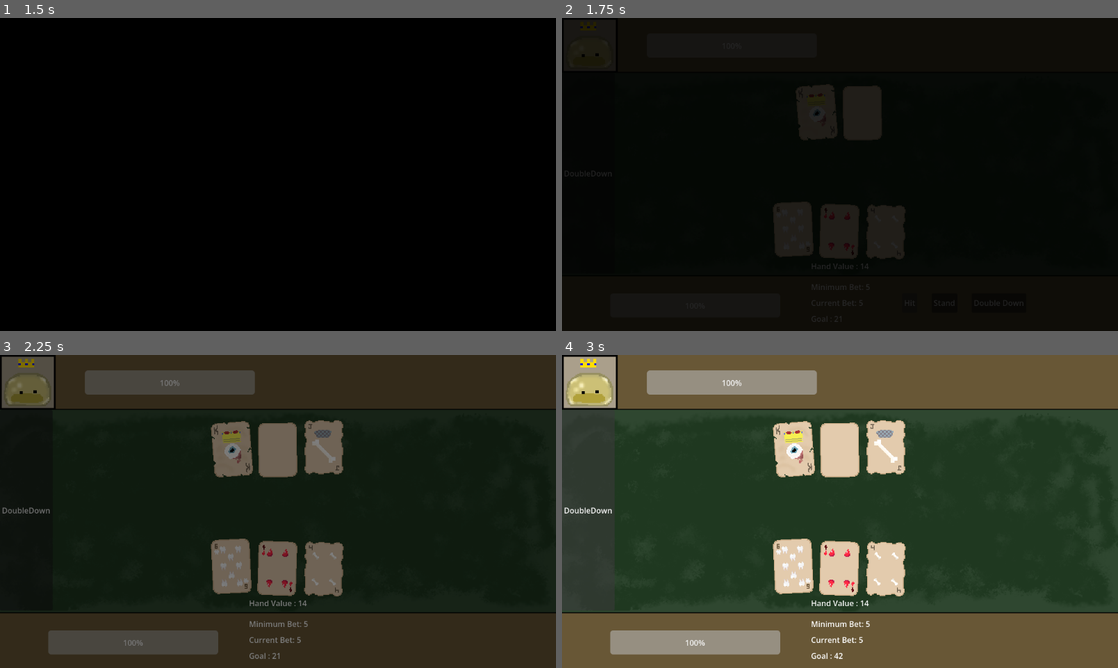
Above: before the commit, frames 1-4 (two rows, left to right).
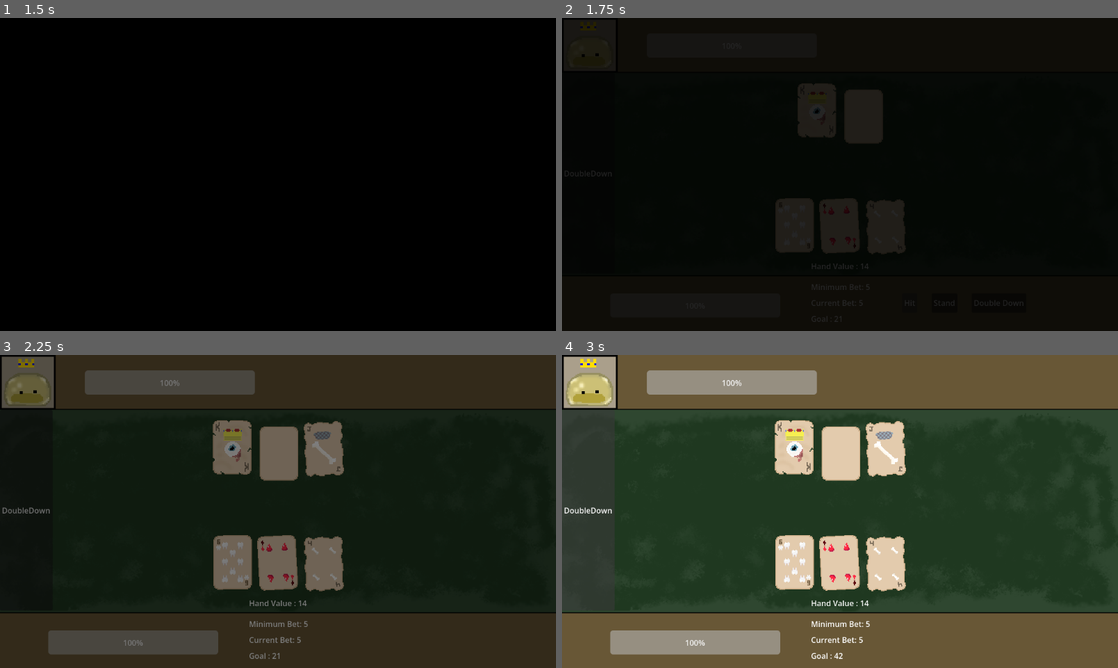
Above: after the commit, the same moments.

Repository: ZaneSoCool/GDaM-Mega-Collab-Fall-2025
Game: Godot game, scene res://Scenes/BlackJack.tscn
The game is run twice, just before and just after one commit, with the same random seed, the same clock (stepped at 60 frames per second) and the same inputs. This scene is started directly instead of the project's main scene.
Inputs:
- Up to frame 1 (1.5 s): click "Submit" at 0.5 s; click "Hit" at 1.25 s
- Up to frame 2 (1.75 s): no input
- Up to frame 3 (2.25 s): click "Stand" at 2 s
- Up to frame 4 (3 s): click "DoubleDown" at 2.75 s

Frame 1 is identical in both runs. In frame 2, 1.0% of the frame differs, in the area x 38-62%, y 20-78%; in frame 3, 2.2%; in frame 4, 2.8%, in the area x 37-62%, y 20-78%.

Commit message:
cards draggable
-sometimes they stop being draggable idk why

Diff:
--- a/Scenes/BlackJack.tscn
+++ b/Scenes/BlackJack.tscn
@@ -11,6 +11,7 @@
 anchor_bottom = 1.0
 grow_horizontal = 2
 grow_vertical = 2
+mouse_filter = 1
 script = ExtResource("1_15ju2")
 dealer_max_vitality = 20
 
--- a/Scenes/Card.tscn
+++ b/Scenes/Card.tscn
@@ -6,12 +6,18 @@
 [node name="Card" type="Control" unique_id=1120516349]
 custom_minimum_size = Vector2(80, 102)
 layout_mode = 3
-anchors_preset = 0
+anchors_preset = 8
+anchor_left = 0.5
+anchor_top = 0.5
+anchor_right = 0.5
+anchor_bottom = 0.5
 offset_left = -40.0
-offset_top = -56.0
+offset_top = -51.0
 offset_right = 40.0
-offset_bottom = 46.0
-pivot_offset = Vector2(20, 28)
+offset_bottom = 61.0
+grow_horizontal = 2
+grow_vertical = 2
+pivot_offset = Vector2(40, 55)
 script = ExtResource("1_pnb5n")
 
 [node name="Sprite2D" type="Sprite2D" parent="." unique_id=1681302013]
@@ -20,3 +26,6 @@
 scale = Vector2(2, 2)
 texture = ExtResource("3_h8wm0")
 hframes = 13
+
+[connection signal="mouse_entered" from="." to="." method="_on_mouse_entered"]
+[connection signal="mouse_exited" from="." to="." method="_on_mouse_exited"]
--- a/Scripts/card.gd
+++ b/Scripts/card.gd
@@ -1,13 +1,17 @@
 extends Control
 class_name Card
 
-#Made by Kian edited by Zane
+#Initialized by Kian edited by Zane
 
 @onready var sprite: Sprite2D = $Sprite2D
 
 var card_id : int = 1 #1,2.. 11 (Jack), 12 (Queen), 13 (King)
 var card_suite : int = 1 #1, 2, 3, 4
 var faceUp : bool = true
+
+var isHovering : bool = false
+var isHeld : bool = false
+var prevMousePos : Vector2
 
 const back_texture = preload("res://Assets/Textures/cards/backOfCard.png")
 
@@ -27,9 +31,7 @@
 		sprite.hframes = 1
 		sprite.texture = back_texture
 
-	sprite.rotation_degrees = randf_range(-7,7)
-	sprite.position.x += randf_range(-2,2)
-	sprite.position.y += randf_range(-8, 8)
+	randomizePlacement(true)
 
 func setup_card_texture(value : int, suit : int):
 	if suit == 1:
@@ -42,3 +44,30 @@
 		sprite.texture = blood_text
 
 	sprite.frame = value - 1
+
+func _on_mouse_entered() -> void:
+	isHovering = true
+
+func _on_mouse_exited() -> void:
+	isHovering = false
+
+func _input(event: InputEvent) -> void:
+	if isHovering and Input.is_action_just_pressed("click"):
+		isHeld = true
+		prevMousePos = get_global_mouse_position()
+
+	elif isHeld and Input.is_action_just_released("click"):
+		randomizePlacement(true)
+		isHeld = false
+
+func _process(delta: float) -> void:
+	if isHeld:
+		global_position += (get_global_mouse_position() - prevMousePos) #Vector2(40, 51)
+		prevMousePos = get_global_mouse_position()
+
+func randomizePlacement(randomizePosition : bool):
+	sprite.rotation_degrees = randf_range(-7,7)
+
+	if randomizePosition:
+		sprite.position.x += randf_range(-2,2)
+		sprite.position.y += randf_range(-8, 8)
--- a/project.godot
+++ b/project.godot
@@ -29,3 +29,11 @@
 [display]
 
 window/stretch/mode="viewport"
+
+[input]
+
+click={
+"deadzone": 0.2,
+"events": [Object(InputEventMouseButton,"resource_local_to_scene":false,"resource_name":"","device":-1,"window_id":0,"alt_pressed":false,"shift_pressed":false,"ctrl_pressed":false,"meta_pressed":false,"button_mask":1,"position":Vector2(656, 26),"global_position":Vector2(677, 134),"factor":1.0,"button_index":1,"canceled":false,"pressed":true,"double_click":false,"script":null)
+]
+}
